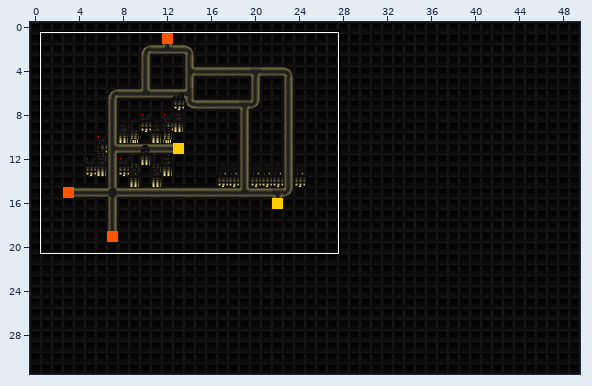
Tiled map, stored at assets/images/template.tmx. The first picture is a wide view before the edit; the outline marks the close-up.
Close-up. Earlier state:
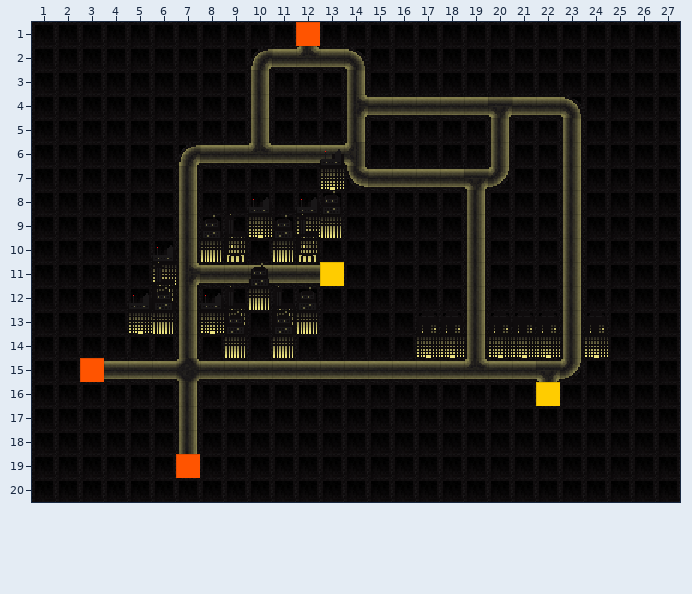
Cells are 16x16 px. Shown: x 1..27, y 1..20.
New version:
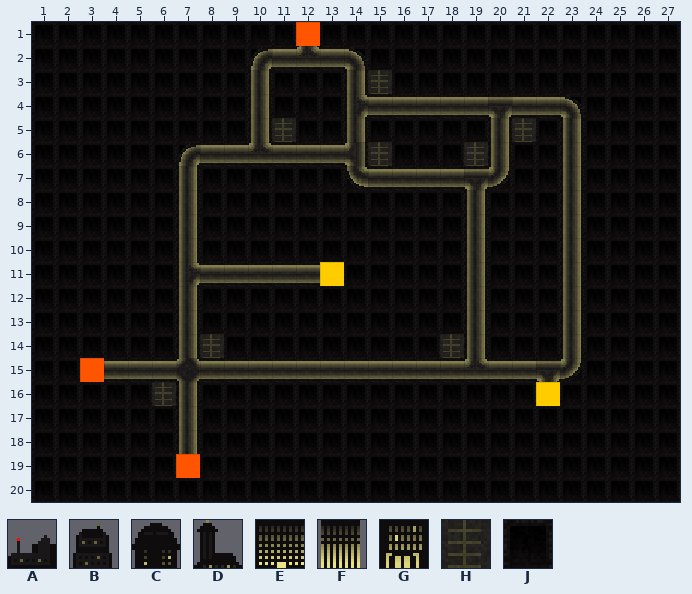
Key: from "tilemapBuilding": A 0, B 1, C 4, D 5, E 26, F 27, G 31; from "tilemapGround": H 12, J 13.
_ is an empty cell, # one hidden under a higher layer.
Changes in this commit:
Layer "ground":
y 3: x 15 J -> H
y 5: x 11 J -> H; x 21 J -> H
y 6: x 15 J -> H; x 19 J -> H
y 14: x 8 J -> H; x 18 # -> H
y 16: x 6 J -> H
Layer "buildingBG":
y 7: x 13 E -> _
y 9: x 10 E -> _; x 12..13 EF -> __
y 10: x 8..9 FG -> __; x 11..12 FG -> __
y 11: x 6 E -> _
y 12: x 6 G -> _; x 10 F -> _
y 13: x 5..6 EF -> __; x 8..9 EG -> __; x 11..12 GF -> __
y 14: x 9 F -> _; x 11 F -> _; x 17..18 EE -> __; x 20..22 EEE -> ___; x 24 E -> _
Layer "buildingFG":
y 6: x 13 A -> _
y 8: x 10 A -> _; x 12..13 AB -> __
y 9: x 8..9 BD -> __; x 11..12 BD -> __
y 10: x 6 A -> _
y 11: x 6 D -> _; x 10 B -> _
y 12: x 5..6 AB -> __; x 8..9 AD -> __; x 11..12 DB -> __
y 13: x 9 B -> _; x 11 B -> _; x 17..18 CC -> __; x 20..22 CCC -> ___; x 24 C -> _
